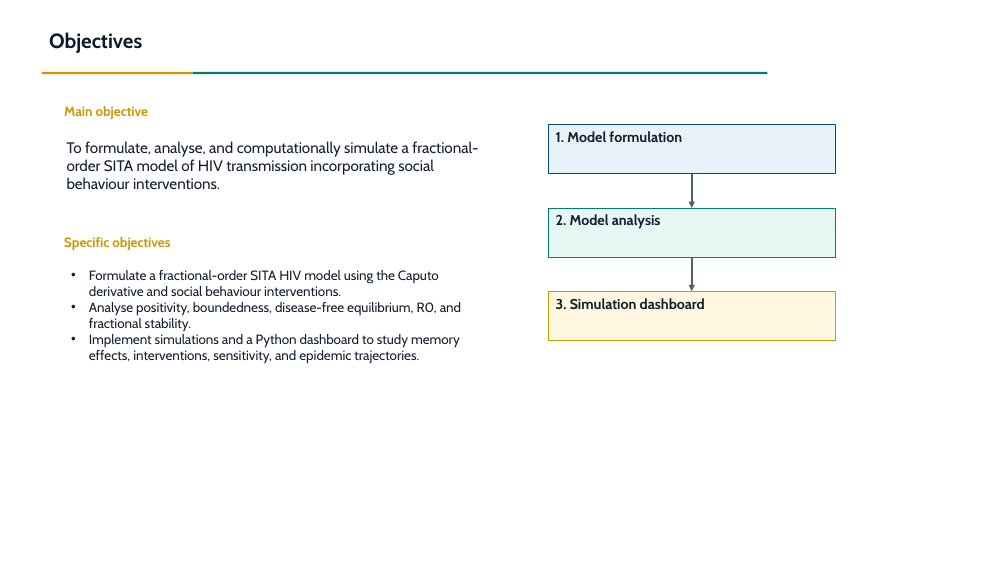
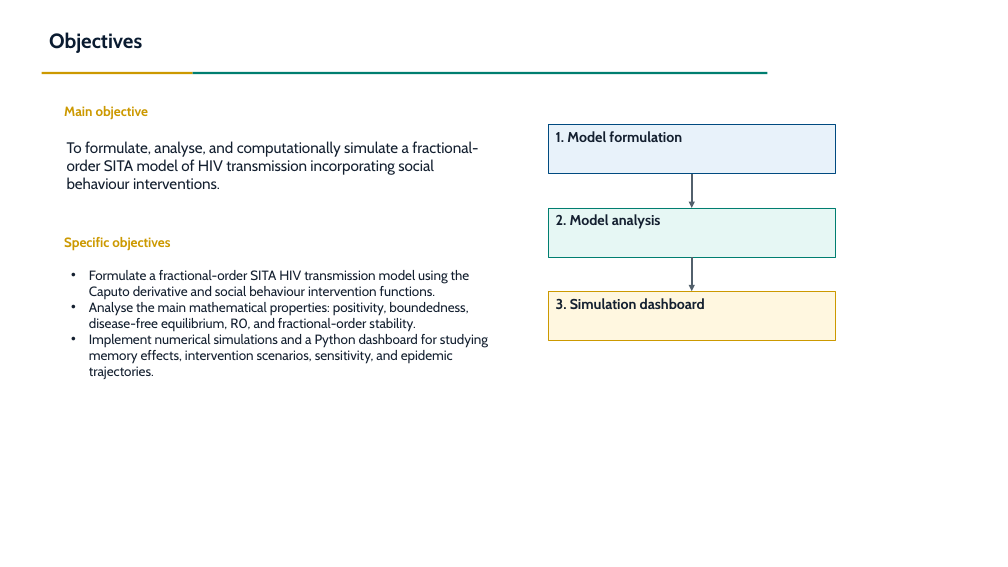
Before and after one commit to Lambert-01/HIV-MODEL, a slide deck: slide 5 of presentation/FracHIV_SITA_Presentation.pptx. Drawn at 1008x567 pixels with LibreOffice and Linux fonts; fonts in the diff are those of the drawing. Boxes give left, top, right and bottom in pixels: in the first picture for what was removed or moved away, otherwise in the second. Text is boxed around its words. In the diff, an @@ line names an element or a change of style, - is before the commit and + after.

Commit message:
Update FracHIV SITA presentation files to reflect recent revisions

```diff
--- a/presentation/FracHIV_SITA_Presentation.pptx
+++ b/presentation/FracHIV_SITA_Presentation.pptx
@@ text at box(89, 270, 488, 379): text changed @@
-• Formulate a fractional-order SITA HIV model using the Caputo derivative and social behaviour interventions.
-• Analyse positivity, boundedness, disease-free equilibrium, R0, and fractional stability.
-• Implement simulations and a Python dashboard to study memory effects, interventions, sensitivity, and epidemic trajectories.
+• Formulate a fractional-order SITA HIV transmission model using the Caputo derivative and social behaviour intervention functions.
+• Analyse the main mathematical properties: positivity, boundedness, disease-free equilibrium, R0, and fractional-order stability.
+• Implement numerical simulations and a Python dashboard for studying memory effects, intervention scenarios, sensitivity, and epidemic trajectories.
```
Also in this commit, not shown: 1 slide added, 3 other files.
